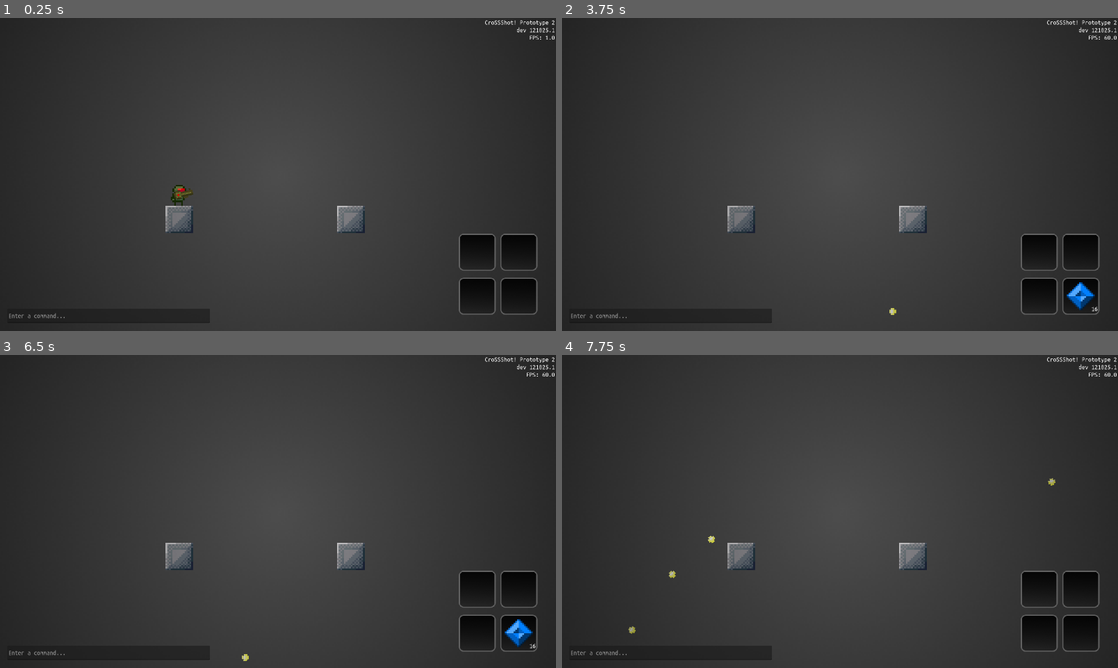
Above: before the commit, frames 1-4 (two rows, left to right).
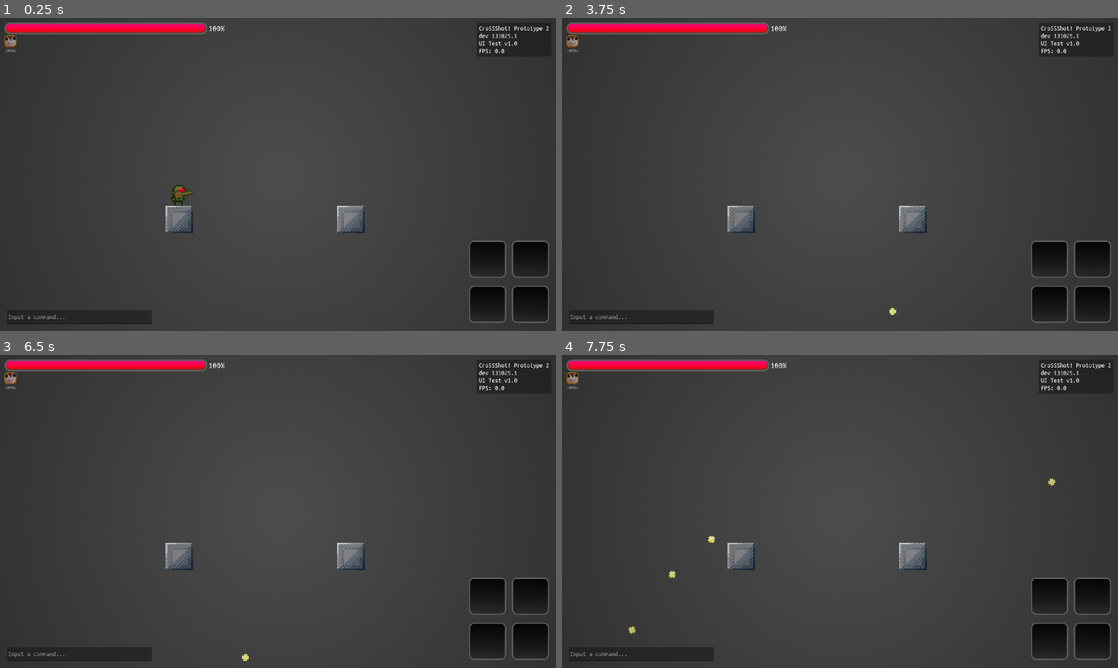
Above: after the commit, the same moments.

Repository: insey0/crossshot
Game: Godot game, scene res://levels/test/test_level_1.tscn
The game is run twice, just before and just after one commit, with the same random seed, the same clock (stepped at 60 frames per second) and the same inputs.
Inputs (mouse positions are in pixels of both pictures, inside the frame that each line leads up to):
- Up to frame 1 (0.25 s): no input
- Up to frame 2 (3.75 s): tap Enter at 0.5 s; move the mouse to (962, 158) at 0.52 s; hold D (plr_right) 0.53-1.25 s; tap H at 0.6, 2.1 s; click (962, 158) at 0.67 s; tap Space (plr_jump) at 0.77, 3.5 s; drag from (728, 190) to (884, 277) at 1.27 s; move the mouse to (895, 105) at 2.02 s; hold A (plr_left) 2.03-2.75 s; click (895, 105) at 2.17 s; drag from (812, 237) to (823, 124) at 2.77 s; move the mouse to (1006, 221) at 3.52 s; hold D (plr_right) from 3.53 s (still down); tap G at 3.6 s; click (1006, 221) at 3.67 s
- Up to frame 3 (6.5 s): tap Space (plr_jump) at 3.77, 5 s; tap H at 3.8, 5.3 s; release D (plr_right) at 4.25 s; tap Enter at 4.25, 5.75 s; drag from (111, 464) to (194, 433) at 4.27 s; move the mouse to (305, 511) at 5.02 s; hold D (plr_right) 5.03-5.75 s; click (305, 511) at 5.1 s; drag from (194, 433) to (166, 527) at 5.77 s
- Up to frame 4 (7.75 s): tap Space (plr_jump) at 6.5, 6.77 s; move the mouse to (962, 495) at 6.52 s; hold A (plr_left) 6.53-7.25 s; tap R at 6.6 s; click (962, 495) at 6.67 s; tap H at 6.8 s; drag from (728, 527) to (617, 592) at 7.27 s

The runs differ from the first frame. In frame 1, 4.2% of the frame differs, in the area x 0-100%, y 0-98%; in frame 2, 4.4%; in frame 3, 4.4%; in frame 4, 4.3%.

Commit message:
Обновлена разметка UI, добавлены заготовки для новых классов Slot и UIManager

Diff:
--- a/entities/player/scripts/item_equipment_component.gd
+++ b/entities/player/scripts/item_equipment_component.gd
@@ -13,7 +13,7 @@
 		items_updated.emit(items)
 var current_set: int = 0 # ID текущего выбранного сета
 
-var slots_per_set: int = 2: # Количество слотов на каждый сет
+var slots_per_set: int = 3: # Количество слотов на каждый сет
 	set(value):
 		update_slots(value)
 		items_updated.emit(items)
@@ -81,6 +81,15 @@
 			return true # Предмет успешно экипирован
 	return false # Нет свободных слотов
 
+func drop_item(item_name: String, drop_set: int, drop_slot: int):
+	var dropped: Dictionary = items[drop_set][drop_slot]
+	if dropped["name"] == item_name and dropped["amount"] > 1:
+		dropped["amount"] -= 1
+	elif dropped["name"] != item_name and dropped["amount"] == 1:
+		dropped = {"name": "", "amount": 0}
+	else:
+		return
+
 func use_item() -> void:
 	var item_name = items[current_set][current_slot]["name"]
 	if item_name == "":
@@ -132,10 +141,3 @@
 		item_cache[item_name] = item_instance
 		return item_instance # Item scene instantiated
 	return null # Item not found
-
-# НЕ РАБОТАЕТ
-func _on_ui_item_moved(item_icon_name: String, item_icon_amount: int,
-from_set: int, to_set: int, from_slot: int, to_slot: int) -> void:
-	items[from_set][from_slot] = {"name": "", "amount": 0}
-	items[to_set][to_slot] = {"name": item_icon_name, "amount": item_icon_amount}
-	items_updated.emit(items)
--- a/levels/test/test_level_1.gd
+++ b/levels/test/test_level_1.gd
@@ -1,7 +1,6 @@
 class_name Level
 extends Node2D
 
-@export var info: Label
 var current_slot_set: int
 var current_slot: int
 
@@ -11,8 +10,5 @@
 			get_tree().reload_current_scene()
 		if event.pressed and event.keycode == KEY_G:
 			ItemEquipmentComponent.instance.pickup_item("test", randi_range(1, 50), randi_range(0,1))
-
-func _process(_delta: float) -> void:
-	info.text = "CroSSShot! Prototype 2
-	dev 121025.1
-	FPS: " + str(Engine.get_frames_per_second())
+		if event.pressed and event.keycode == KEY_H:
+			ItemEquipmentComponent.instance.drop_item("test", randi_range(0,1), randi_range(0,1))
--- a/levels/test/test_level_1.tscn
+++ b/levels/test/test_level_1.tscn
@@ -1,14 +1,9 @@
-[gd_scene load_steps=14 format=3 uid="uid://durxg5gxlqbd6"]
+[gd_scene load_steps=9 format=3 uid="uid://durxg5gxlqbd6"]
 
 [ext_resource type="PackedScene" uid="uid://0qnfltgrnbra" path="res://entities/player/player.tscn" id="1_2v3iu"]
 [ext_resource type="Script" uid="uid://b14fg2moi3ywp" path="res://levels/test/test_level_1.gd" id="1_l86f2"]
 [ext_resource type="Texture2D" uid="uid://ygqb30lt336f" path="res://levels/test/test_level_1/tiles/tile_metallic.png" id="2_h1gk1"]
-[ext_resource type="Texture2D" uid="uid://icayfbucto54" path="res://ui/sprites/vignette_small.png" id="4_02l7c"]
-[ext_resource type="Script" uid="uid://bxaue670nkai7" path="res://ui/scripts/ui_manager.gd" id="4_eo5hk"]
-[ext_resource type="PackedScene" uid="uid://306nu0iivvw4" path="res://ui/item_icon.tscn" id="6_3h0vw"]
-[ext_resource type="Theme" uid="uid://caxycusoad52c" path="res://ui/resources/theme.tres" id="7_1e6f1"]
-[ext_resource type="LabelSettings" uid="uid://crls46ui7nhuh" path="res://ui/resources/label_settings.tres" id="7_eo5hk"]
-[ext_resource type="PackedScene" uid="uid://d3icem4blh8nd" path="res://ui/slot.tscn" id="7_sarhx"]
+[ext_resource type="PackedScene" uid="uid://brwbp1g6m0wex" path="res://ui/ui_manager.tscn" id="6_cjhge"]
 [ext_resource type="Script" uid="uid://dhryl2v1gtq01" path="res://entities/player/scripts/item_equipment_component.gd" id="9_sarhx"]
 [ext_resource type="Texture2D" uid="uid://357wtgexjik4" path="res://items/placeholder.png" id="11_3jcvb"]
 
@@ -18,9 +13,8 @@
 [sub_resource type="RectangleShape2D" id="RectangleShape2D_02l7c"]
 size = Vector2(1920, 1080)
 
-[node name="test_level_1" type="Node2D" node_paths=PackedStringArray("info")]
+[node name="test_level_1" type="Node2D"]
 script = ExtResource("1_l86f2")
-info = NodePath("ui/info")
 
 [node name="player" parent="." instance=ExtResource("1_2v3iu")]
 position = Vector2(616, 611)
@@ -54,52 +48,8 @@
 shape = SubResource("RectangleShape2D_02l7c")
 debug_color = Color(0, 1, 0.69803923, 0)
 
-[node name="ui" type="Control" parent="." node_paths=PackedStringArray("equipment_ui")]
-z_index = 2
-layout_mode = 3
-anchors_preset = 0
-offset_right = 1920.0
-offset_bottom = 1080.0
-script = ExtResource("4_eo5hk")
-slot = ExtResource("7_sarhx")
-item_icon = ExtResource("6_3h0vw")
-equipment_ui = NodePath("equipment_ui")
-
-[node name="vignette" type="TextureRect" parent="ui"]
-modulate = Color(1, 1, 1, 0.6862745)
-layout_mode = 0
-offset_right = 1920.0
-offset_bottom = 1080.0
-texture = ExtResource("4_02l7c")
-
-[node name="info" type="Label" parent="ui"]
-z_index = 3
-layout_mode = 0
-offset_left = 1654.0
-offset_top = 4.0
-offset_right = 1916.0
-offset_bottom = 59.0
-text = "ass"
-label_settings = ExtResource("7_eo5hk")
-horizontal_alignment = 2
-
-[node name="equipment_ui" type="Control" parent="ui"]
-anchors_preset = 0
-offset_right = 40.0
-offset_bottom = 40.0
-
-[node name="dev_console" type="LineEdit" parent="ui"]
-layout_mode = 0
-offset_left = 25.0
-offset_top = 1003.0
-offset_right = 725.0
-offset_bottom = 1052.0
-theme = ExtResource("7_1e6f1")
-placeholder_text = "Enter a command..."
-
 [node name="item_equipment_component" type="Node" parent="."]
 script = ExtResource("9_sarhx")
 placeholder_icon = ExtResource("11_3jcvb")
 
-[connection signal="item_moved" from="ui" to="item_equipment_component" method="_on_ui_item_moved"]
-[connection signal="items_updated" from="item_equipment_component" to="ui" method="_on_items_updated"]
+[node name="ui_manager" parent="." instance=ExtResource("6_cjhge")]
--- /dev/null
+++ b/ui/effect.tscn
@@ -0,0 +1,23 @@
+[gd_scene load_steps=4 format=3 uid="uid://bgu7cwkxorsuh"]
+
+[ext_resource type="Texture2D" uid="uid://cypanlp30tysn" path="res://ui/sprites/effects/test.png" id="1_0je1q"]
+[ext_resource type="FontFile" uid="uid://cnl3r4gx413xr" path="res://font.ttf" id="2_ov5i4"]
+
+[sub_resource type="LabelSettings" id="LabelSettings_ov5i4"]
+font = ExtResource("2_ov5i4")
+
+[node name="effect" type="VBoxContainer"]
+custom_minimum_size = Vector2(32, 32)
+offset_right = 48.0
+offset_bottom = 48.0
+
+[node name="effect_texture" type="TextureRect" parent="."]
+layout_mode = 2
+texture = ExtResource("1_0je1q")
+expand_mode = 5
+
+[node name="time_left" type="Label" parent="."]
+layout_mode = 2
+text = "1000s"
+label_settings = SubResource("LabelSettings_ov5i4")
+horizontal_alignment = 1
--- a/ui/item_icon.tscn
+++ /dev/null
@@ -1,24 +0,0 @@
-[gd_scene load_steps=3 format=3 uid="uid://306nu0iivvw4"]
-
-[ext_resource type="Script" uid="uid://cv1usogmbcggi" path="res://ui/scripts/item_icon.gd" id="1_84ti5"]
-[ext_resource type="LabelSettings" uid="uid://crls46ui7nhuh" path="res://ui/resources/label_settings.tres" id="2_ckqgg"]
-
-[node name="item_icon" type="TextureRect" node_paths=PackedStringArray("amount_label")]
-offset_right = 96.0
-offset_bottom = 96.0
-pivot_offset = Vector2(8, 8)
-script = ExtResource("1_84ti5")
-amount_label = NodePath("amount")
-
-[node name="amount" type="Label" parent="."]
-layout_mode = 0
-offset_left = -10.0
-offset_top = 80.0
-offset_right = 106.0
-offset_bottom = 106.0
-text = "0"
-label_settings = ExtResource("2_ckqgg")
-horizontal_alignment = 2
-
-[connection signal="mouse_entered" from="." to="." method="_on_mouse_entered"]
-[connection signal="mouse_exited" from="." to="." method="_on_mouse_exited"]
--- a/ui/scripts/item_icon.gd
+++ /dev/null
@@ -1,36 +0,0 @@
-# НЕ РАБОТАЕТ
-class_name ItemIcon
-extends TextureRect
-
-@export var amount_label: Label
-var item_name: String
-var current_set: int
-var current_slot: int
-
-var mouse_overlaps: bool = false
-var is_dragged: bool = false
-
-signal drag_started(item: ItemIcon)
-
-func _process(_delta: float) -> void:
-	if is_dragged:
-		global_position = get_global_mouse_position()
-
-func start_dragging():
-	is_dragged = true
-	z_index = 100
-	modulate.a = 0.8
-	drag_started.emit(self)
-func end_dragging():
-	is_dragged = false
-	z_index = 0
-	modulate.a = 1.0
-
-# Проверка наложения мыши
-func _on_mouse_entered() -> void:
-	mouse_overlaps = true
-	if not is_dragged:
-		modulate = Color(1.2, 1.2, 1.2)
-func _on_mouse_exited() -> void:
-	mouse_overlaps = false
-	modulate = Color(1.0, 1.0, 1.0)
--- a/ui/scripts/slot.gd
+++ b/ui/scripts/slot.gd
@@ -1,16 +1,8 @@
 class_name Slot
-extends TextureRect
+extends MarginContainer
 
-@export var area: Area2D
+var set_id: int # Номер строки
+var slot_id: int # Номер колонки
 
-@export var set_number: int
-@export var slot_number: int
-
-signal mouse_entered_slot(get_set: int, get_slot: int)
-
-func setup_slot(new_set_number: int, new_slot_number: int):
-	slot_number = new_slot_number
-	set_number = new_set_number
-
-func _on_mouse_entered() -> void:
-	mouse_entered_slot.emit(set_number, slot_number)
+var is_selected: bool = false
+var is_empty: bool = true
--- a/ui/scripts/ui_manager.gd
+++ b/ui/scripts/ui_manager.gd
@@ -1,87 +1,32 @@
 class_name UIManager
 extends Control
 
-@export var slot: PackedScene
-@export var item_icon: PackedScene
-@export var equipment_ui: Control
+signal slot_selected(set_index, slot_index)
+signal item_moved(from_set, from_slot, to_set, to_slot)
+signal item_used(set_index, slot_index)
+signal item_dropped(set_index, slot_index)
 
-const SIZE: float = 128.0
-const OFFSET_X: float = SIZE + 16.0
-const OFFSET_Y: float = SIZE + 24.0
-const START_POS: Vector2 = Vector2(1728.0, 896.0)
-const ITEM_ICON_OFFSET: float = 16.0
+# Ссылки на ноды
+var slots_container: GridContainer
+var item_component: Node
+var slots: Array = []
 
-var slots_arr: Array = []
-var current_dragged_item: ItemIcon = null
+# Настройки инвентаря
+var sets_count: int = 2
+var slots_per_set: int = 4
+var current_set: int = 0
+var current_slot: int = 0
 
-signal item_moved(item_icon_name: String, item_icon_amount: int, from_set: int, to_set: int, from_slot: int, to_slot: int)
+# Для перемещения предметов
+var drag_start_slot: Slot = null
+var is_dragging: bool = false
 
-func _process(_delta: float) -> void:
-	if current_dragged_item and current_dragged_item.is_dragged:
-		check_slot_under_mouse()
-# НЕ РАБОТАЕТ
-func _input(event: InputEvent) -> void:
-	if event is InputEventMouseButton and event.pressed:
-		if event.button_index == MOUSE_BUTTON_LEFT and current_dragged_item:
-			var target_slot: Slot = check_slot_under_mouse()
-			current_dragged_item.end_dragging()
-			if target_slot:
-				item_moved.emit(current_dragged_item.item_name,
-				int(current_dragged_item.amount_label.text),
-				current_dragged_item.current_set,
-				target_slot.set_number,
-				current_dragged_item.current_slot,
-				target_slot.slot_number)
-			else:
-				pass # Логика выбрасывания
-			current_dragged_item = null
-
-func check_slot_under_mouse() -> Slot:
-	var mouse_pos = get_global_mouse_position()
-	for slot_iter in slots_arr:
-		if slot_iter.get_global_rect().has_point(mouse_pos):
-			return slot_iter
-	return null
-
-func _on_items_updated(signal_items_array: Array) -> void:
-	update_slots(signal_items_array)
-
-func update_slots(items: Array):
-	# Очистка предыдущего интерфейса (и слоты и предметы)
-	for child in equipment_ui.get_children():
-		child.queue_free()
-	# Обновление количества сетов и слотов
-	# Обновление предметов в слотах
-	for sets in range(len(items)):
-		var new_pos: Vector2
-		new_pos.y = START_POS.y - OFFSET_Y * sets
-		for slots in range(len(items[sets])):
-			new_pos.x = START_POS.x - OFFSET_X * slots
-			# Создание слота
-			var slot_instance: Slot = slot.instantiate()
-			equipment_ui.add_child(slot_instance)
-			slot_instance.position = new_pos
-			slot_instance.setup_slot(sets, slots)
-			# Проверка предмета в слоте
-			var item_name = items[sets][slots]["name"]
-			var item_amount = items[sets][slots]["amount"]
-			if item_name != "" and item_amount != 0:
-				# Создание предмета в текущем слоте
-				var item_icon_instance: ItemIcon = item_icon.instantiate()
-				equipment_ui.add_child(item_icon_instance)
-				# Подключение сигналов перетаскивания
-				item_icon_instance.drag_started.connect(_on_item_drag_start)
-				# Настройка предмета:
-				item_icon_instance.global_position = new_pos + Vector2(ITEM_ICON_OFFSET, ITEM_ICON_OFFSET)
-				var new_texture = ItemEquipmentComponent.instance.get_item_texture(item_name)
-
-				item_icon_instance.item_name = item_name
-				item_icon_instance.texture = new_texture
-				item_icon_instance.amount_label.text = str(item_amount)
-
-				item_icon_instance.current_set = sets
-				item_icon_instance.current_slot = slots
-	slots_arr = get_tree().get_nodes_in_group("inventory_slots") # Масств слотов
-
-func _on_item_drag_start(dragged_item_icon: ItemIcon):
-	current_dragged_item = dragged_item_icon
+# Выбор слотов с помощью колёсика
+# Перемещение предметов между слотами с помощью мыши
+# Взаимодействие с ItemComponent
+#	Определение выбранного предмета
+#	Перемещение предметов по массиву items в зависимости от номеров ряда и колонки выбранного слота
+#	Вызов функции on_equip при подбирании/повторной экипировке
+#	Вызов функции on_unequip при снятии/выбрасывании
+#	Удаление при выбрасывании
+#	Вызов функции on_use и уменьшение количества при использовании (для одноразовых)
--- a/ui/slot.tscn
+++ b/ui/slot.tscn
@@ -1,10 +1,16 @@
 [gd_scene load_steps=3 format=3 uid="uid://d3icem4blh8nd"]
 
+[ext_resource type="Script" uid="uid://dy8icrl187em2" path="res://ui/scripts/slot.gd" id="1_laex7"]
 [ext_resource type="Texture2D" uid="uid://dkltta6uocivp" path="res://ui/sprites/slot.png" id="1_mityc"]
-[ext_resource type="Script" uid="uid://cwhvsvpakyhu5" path="res://ui/scripts/slot.gd" id="2_laex7"]
 
-[node name="slot" type="TextureRect" groups=["inventory_slots"]]
+[node name="slot" type="MarginContainer"]
+custom_minimum_size = Vector2(144, 152)
+size_flags_horizontal = 8
+size_flags_vertical = 8
+script = ExtResource("1_laex7")
+
+[node name="slot_texture" type="TextureRect" parent="."]
+layout_mode = 2
+size_flags_horizontal = 4
+size_flags_vertical = 4
 texture = ExtResource("1_mityc")
-script = ExtResource("2_laex7")
-
-[connection signal="mouse_entered" from="." to="." method="_on_mouse_entered"]
--- /dev/null
+++ b/ui/ui_manager.tscn
@@ -0,0 +1,135 @@
+[gd_scene load_steps=12 format=3 uid="uid://brwbp1g6m0wex"]
+
+[ext_resource type="Script" uid="uid://bxaue670nkai7" path="res://ui/scripts/ui_manager.gd" id="1_30b5s"]
+[ext_resource type="PackedScene" uid="uid://d3icem4blh8nd" path="res://ui/slot.tscn" id="1_q5581"]
+[ext_resource type="LabelSettings" uid="uid://crls46ui7nhuh" path="res://ui/resources/label_settings.tres" id="2_hcyq4"]
+[ext_resource type="Texture2D" uid="uid://41fk3w5b4pw3" path="res://ui/sprites/hp_bar/under.png" id="3_nymso"]
+[ext_resource type="Texture2D" uid="uid://c7qqlhvbn5mxq" path="res://ui/sprites/hp_bar/over.png" id="4_30b5s"]
+[ext_resource type="Texture2D" uid="uid://c6mv6ow1k1p1h" path="res://ui/sprites/hp_bar/progress.png" id="5_i3dcd"]
+[ext_resource type="FontFile" uid="uid://cnl3r4gx413xr" path="res://font.ttf" id="6_cd8r4"]
+[ext_resource type="Theme" uid="uid://caxycusoad52c" path="res://ui/resources/theme.tres" id="7_c2mbh"]
+[ext_resource type="Texture2D" uid="uid://icayfbucto54" path="res://ui/sprites/vignette_small.png" id="8_hcyq4"]
+[ext_resource type="PackedScene" uid="uid://bgu7cwkxorsuh" path="res://ui/effect.tscn" id="8_nymso"]
+
+[sub_resource type="LabelSettings" id="LabelSettings_57ya5"]
+font = ExtResource("6_cd8r4")
+font_size = 28
+
+[node name="ui_manager" type="Control"]
+z_index = 10
+layout_mode = 3
+anchors_preset = 0
+offset_right = 1920.0
+offset_bottom = 1080.0
+script = ExtResource("1_30b5s")
+
+[node name="screen_margin_container" type="MarginContainer" parent="."]
+layout_mode = 1
+anchors_preset = 15
+anchor_right = 1.0
+anchor_bottom = 1.0
+grow_horizontal = 2
+grow_vertical = 2
+theme_override_constants/margin_left = 16
+theme_override_constants/margin_top = 16
+theme_override_constants/margin_right = 16
+theme_override_constants/margin_bottom = 16
+
+[node name="inventory_container" type="GridContainer" parent="screen_margin_container"]
+z_index = 2
+layout_mode = 2
+size_flags_horizontal = 8
+size_flags_vertical = 8
+columns = 2
+
+[node name="slot_1" parent="screen_margin_container/inventory_container" instance=ExtResource("1_q5581")]
+layout_mode = 2
+
+[node name="slot_2" parent="screen_margin_container/inventory_container" instance=ExtResource("1_q5581")]
+layout_mode = 2
+
+[node name="slot_3" parent="screen_margin_container/inventory_container" instance=ExtResource("1_q5581")]
+layout_mode = 2
+
+[node name="slot_4" parent="screen_margin_container/inventory_container" instance=ExtResource("1_q5581")]
+layout_mode = 2
+
+[node name="info_container" type="PanelContainer" parent="screen_margin_container"]
+z_index = 2
+layout_mode = 2
+size_flags_horizontal = 8
+size_flags_vertical = 0
+
+[node name="label_container" type="MarginContainer" parent="screen_margin_container/info_container"]
+layout_mode = 2
+theme_override_constants/margin_left = 8
+theme_override_constants/margin_top = 8
+theme_override_constants/margin_right = 8
+theme_override_constants/margin_bottom = 8
+
+[node name="info_label" type="Label" parent="screen_margin_container/info_container/label_container"]
+layout_mode = 2
+text = "CroSSShot! Prototype 2
+dev 131025.1
+UI Test v1.0
+FPS: 0.0"
+label_settings = ExtResource("2_hcyq4")
+
+[node name="console_container" type="MarginContainer" parent="screen_margin_container"]
+z_index = 2
+layout_mode = 2
+size_flags_horizontal = 0
+size_flags_vertical = 8
+theme_override_constants/margin_left = 8
+theme_override_constants/margin_top = 8
+theme_override_constants/margin_right = 8
+theme_override_constants/margin_bottom = 8
+
+[node name="console" type="LineEdit" parent="screen_margin_container/console_container"]
+custom_minimum_size = Vector2(500, 48)
+layout_mode = 2
+theme = ExtResource("7_c2mbh")
+placeholder_text = "Input a command..."
+
+[node name="state_elements_container" type="VBoxContainer" parent="screen_margin_container"]
+layout_mode = 2
+size_flags_horizontal = 0
+size_flags_vertical = 0
+
+[node name="hpbar_container" type="HBoxContainer" parent="screen_margin_container/state_elements_container"]
+z_index = 2
+layout_mode = 2
+size_flags_horizontal = 0
+size_flags_vertical = 0
+
+[node name="hp_bar" type="TextureProgressBar" parent="screen_margin_container/state_elements_container/hpbar_container"]
+custom_minimum_size = Vector2(700, 40)
+layout_mode = 2
+value = 100.0
+texture_under = ExtResource("3_nymso")
+texture_over = ExtResource("4_30b5s")
+texture_progress = ExtResource("5_i3dcd")
+
+[node name="hp_percentage" type="Label" parent="screen_margin_container/state_elements_container/hpbar_container"]
+layout_mode = 2
+text = "100%"
+label_settings = SubResource("LabelSettings_57ya5")
+
+[node name="effects_container" type="HBoxContainer" parent="screen_margin_container/state_elements_container"]
+layout_mode = 2
+
+[node name="effect" parent="screen_margin_container/state_elements_container/effects_container" instance=ExtResource("8_nymso")]
+layout_mode = 2
+
+[node name="vignette_container" type="MarginContainer" parent="."]
+layout_mode = 1
+anchors_preset = 15
+anchor_right = 1.0
+anchor_bottom = 1.0
+grow_horizontal = 2
+grow_vertical = 2
+
+[node name="vignette" type="TextureRect" parent="vignette_container"]
+modulate = Color(1, 1, 1, 0.47058824)
+layout_mode = 2
+texture = ExtResource("8_hcyq4")
Binary file added: items/chain_hook/icon.png
Not shown, added: items/chain_hook/icon.png.import
Not shown, removed: ui/scripts/item_icon.gd.uid
Not shown, changed: ui/scripts/slot.gd.uid
Binary file added: ui/sprites/effects/frame.png
Not shown, added: ui/sprites/effects/frame.png.import
Binary file added: ui/sprites/effects/test.png
Not shown, added: ui/sprites/effects/test.png.import
Binary file added: ui/sprites/hp_bar/over.png
Not shown, added: ui/sprites/hp_bar/over.png.import
Binary file added: ui/sprites/hp_bar/progress.png
Not shown, added: ui/sprites/hp_bar/progress.png.import
(and 2 more such lines)
